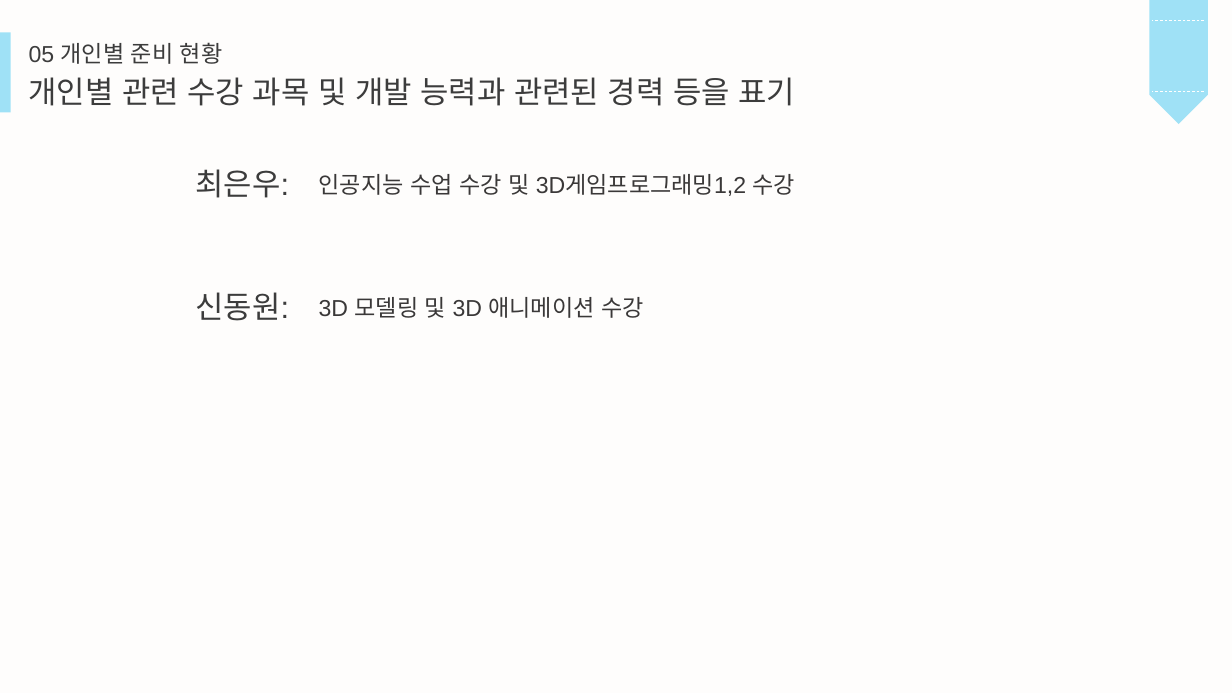
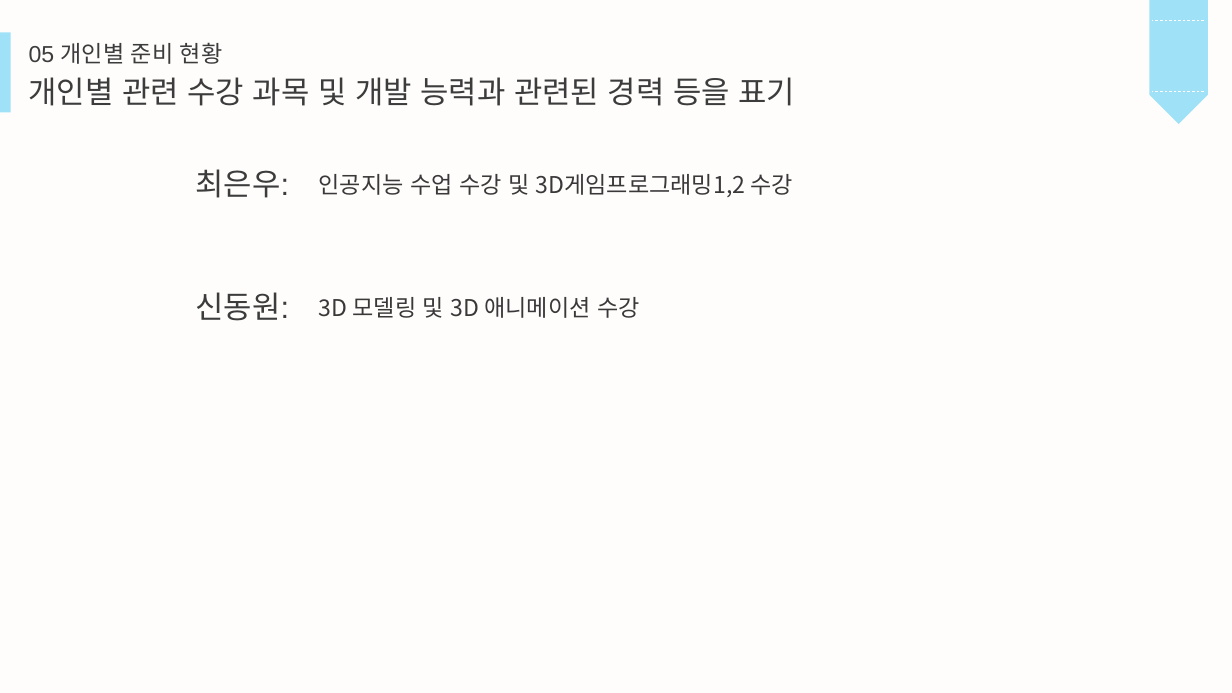
Before and after one commit to dmsdn16/kpu_projects, a slide deck: slide 12 of 졸업작품 제안서/졸업작품 초안 세이브 (3).pptx. Drawn at 1232x693 pixels with LibreOffice and Linux fonts; fonts in the diff are those of the drawing; background and template pictures are left out. Boxes give left, top, right and bottom in pixels: in the first picture for what was removed or moved away, otherwise in the second. Text is boxed around its words. In the diff, an @@ line names an element or a change of style, - is before the commit and + after.

```diff
--- a/졸업작품 제안서/졸업작품 초안 세이브 (3).pptx
+++ b/졸업작품 제안서/졸업작품 초안 세이브 (3).pptx
@@ text "인공지능 수업 수강 및 3D게임프로그래밍1,2 ..." at bbox=[319, 174, 793, 197]: font Arial to Noto Sans CJK KR @@
@@ text "3D 모델링 및 3D 애니메이션 ..." at bbox=[319, 297, 640, 318]: font Arial to Noto Sans CJK KR @@
```
Also in this commit, not shown: 7 other slides changed, 1 other file.
